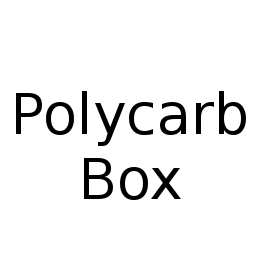
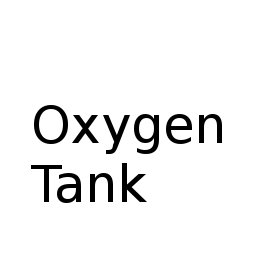
Layer changes from the first w=256, h=256 image to the second:
removed layer "Polycarb ..." over [16, 91, 246, 200]
added layer "OxygenTank" above "Battery" over [31, 105, 222, 203]
hid "BoxPolycarbon", painted on it over [16, 91, 246, 200]
